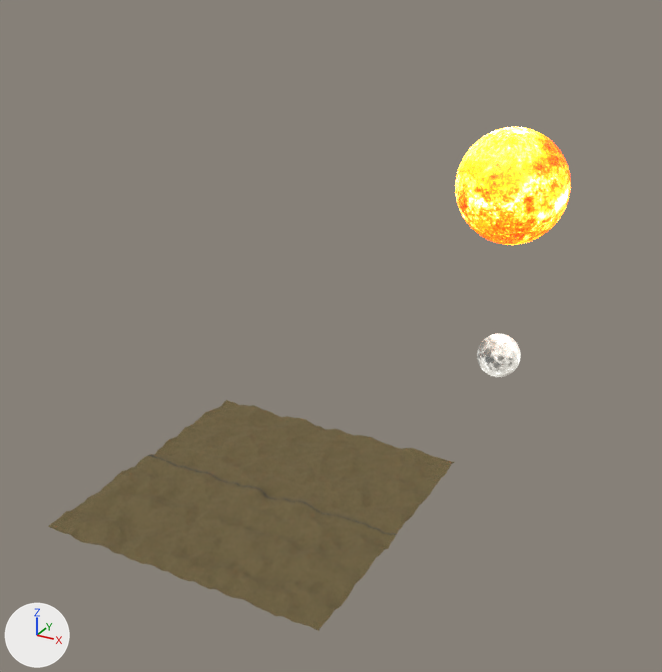
Before and after pictures for a commit that changed the glTF model projects/io8/assets/gltf/maps/windowsxpmap/windowsxpmap.gltf.
One viewpoint serves both versions: a 50 mm camera at (1483.0, -2218.0, 1747.0) aimed at (-300.0, 1023.0, 126.0). Lighting does not change. The marker at lower left points along +X, +Y and +Z. The older version comes first. Where no turn or scale is listed for an object, it has been applied to the vertices. Vertices at exactly the same position are counted once.

Objects in the first picture: 'Moon', 'Sun', 'Terrain_RigidBody' and 1 more.
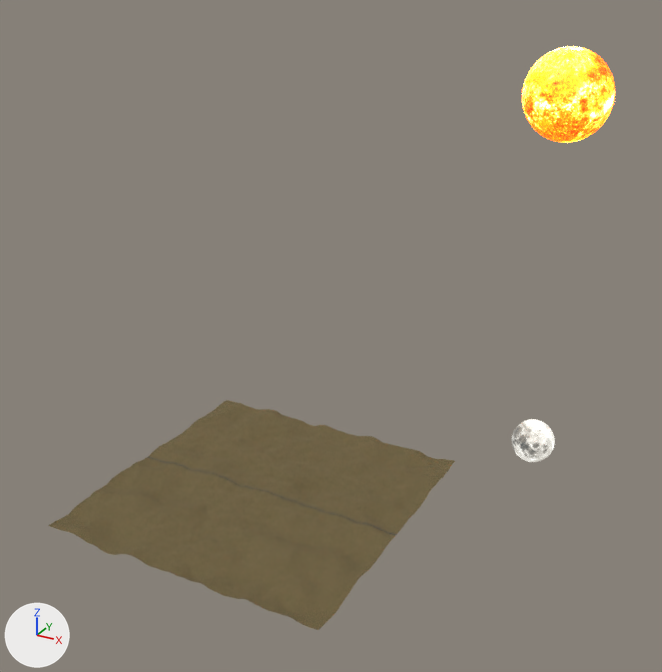
Location of each change, [x1, y1, x2, y2] in pixels of the pictures (662 x 672 px):
'Terrain_RigidBody', reshaped: before [48, 400, 455, 631]; after [48, 400, 455, 630]
'Sun', moved, rescaled (20% narrower, 18% shorter): before [455, 127, 571, 245]; after [522, 46, 615, 143]
'Moon', moved: before [477, 333, 521, 377]; after [511, 419, 555, 462]

What the commit changed:
me_sphere_001 is used by ob_sun; location (0.0, 2500.0, 500.0).
me_sphere_001 had 1922 vertices, 3840 faces and spanned x -304.0..304.0, y -304.0..304.0, z -315.0..315.0.
me_sphere_001 now has 1922 vertices, 3840 faces and spans x -228.0..228.0, y -228.0..228.0, z -236.0..236.0.
me_sphere_001 part 1: the whole mesh is scaled about its middle by 0.75.
me_plane_001 is used by ob_terrain_rigidbody; location (0.0, 0.0, 0.0).
me_plane_001 had 41209 vertices, 81608 faces and spanned x -500.0..500.0, y -500.0..500.0, z -19.0..19.0.
me_plane_001 now has 41209 vertices, 81608 faces and spans x -500.0..500.0, y -500.0..500.0, z -17.0..18.0.
me_plane_001 part 2: 38757 of 41209 vertices moved; they spanned x -500.0..500.0, y -500.0..500.0, z -19.0..19.0 and now span x -500.0..500.0, y -500.0..500.0, z -17.0..18.0; mean shift (0.0, 0.0, 0.0); largest move (50.0, 25.0, -16.0) -> (50.0, 25.0, 11.0).
Object 'Moon' (ob_moon) moves from (0.0, 2500.0, -500.0) to (250.0, 2500.0, -1000.0).
Object 'Sun' (ob_sun) moves from (0.0, 2500.0, 500.0) to (250.0, 2500.0, 1000.0).
